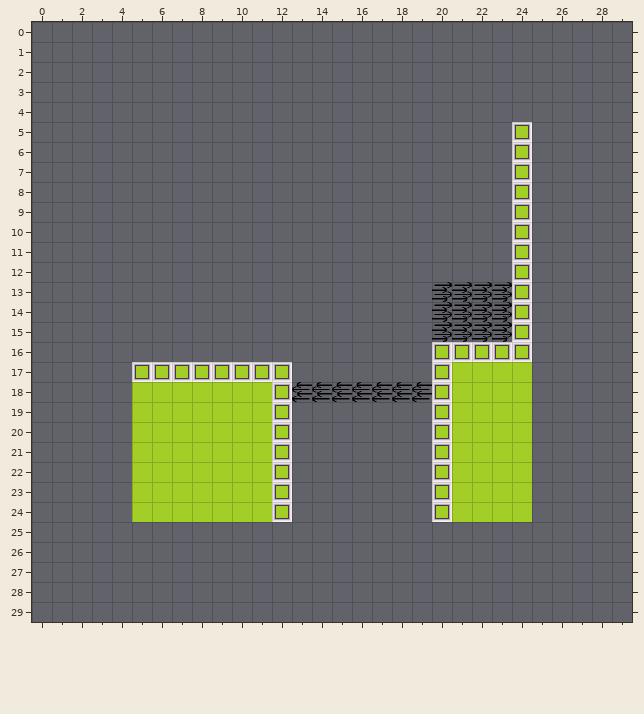
Level history. Tiled map: Assets/Other Assets/Chunks/Gyms/ud.tmx. The first picture shows the starting point.
Cells are 32x32 px. Shown: x 0..29, y 0..29. The old version is drawn lined up with the new one.
Now the later version:
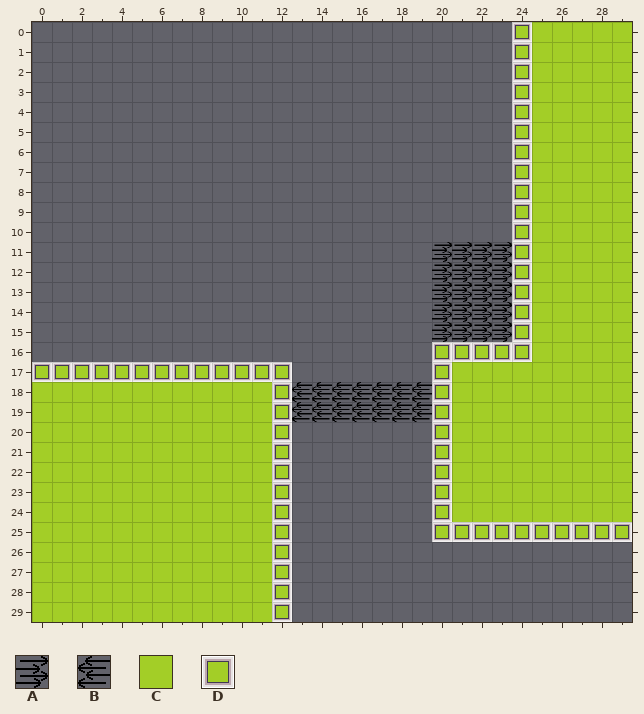
Key: from "Tileset": A 1, B 4, C 10, D 11.
_ is an empty cell.
Diff:
map size 20x20 -> 30x30 cells (old content now starts at 5,5; both pictures use the new coordinates)
Layer "Tile Layer 1":
y 0..4: x 24..29 ______ -> DCCCCC
y 5..10: x 25..29 _____ -> CCCCC
y 11..12: x 20..23 ____ -> AAAA; x 25..29 _____ -> CCCCC
y 13..16: x 25..29 _____ -> CCCCC
y 17: x 0..4 _____ -> DDDDD; x 25..29 _____ -> CCCCC
y 18: x 0..4 _____ -> CCCCC; x 25..29 _____ -> CCCCC
y 19: x 0..4 _____ -> CCCCC; x 13..19 _______ -> BBBBBBB; x 25..29 _____ -> CCCCC
y 20..24: x 0..4 _____ -> CCCCC; x 25..29 _____ -> CCCCC
y 25: x 0..12 _____________ -> CCCCCCCCCCCCD; x 20..29 __________ -> DDDDDDDDDD
y 26..29: x 0..12 _____________ -> CCCCCCCCCCCCD
Where, in picture pixels (left, top, right, bottom), the same in both pictures:
added: (432, 22, 632, 542)
added: (32, 362, 292, 622)
added: (292, 402, 432, 422)
